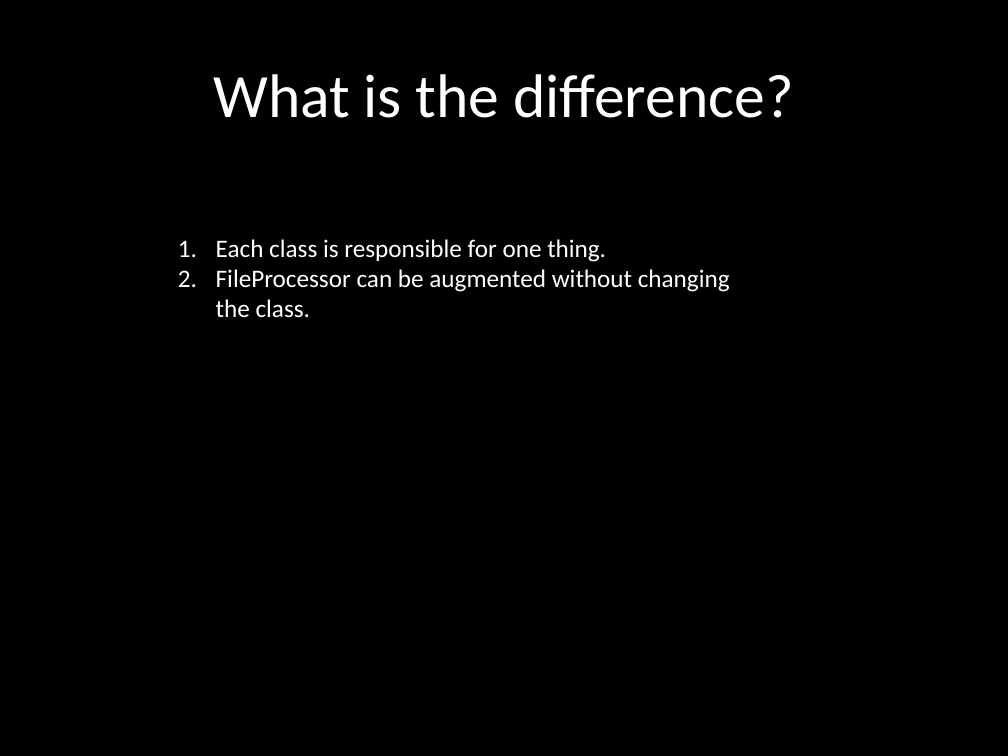
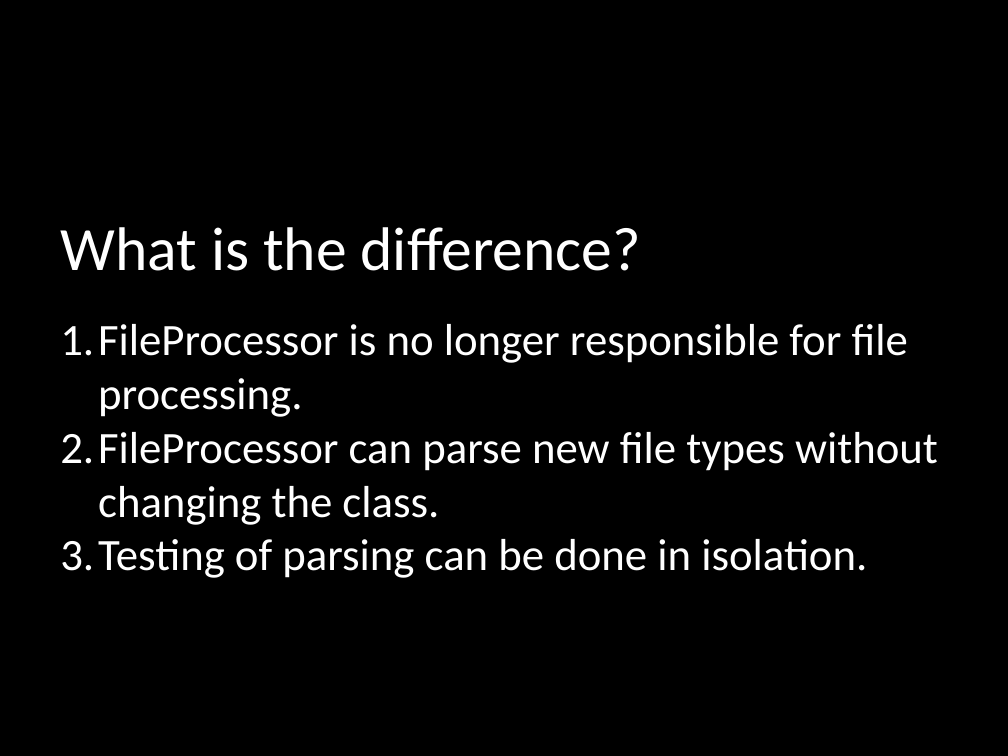
Before and after one commit to mikegehard/Better-Ruby-Through-Design-Principles, a slide deck: slide 17 of BetterRubyThroughDesignPatterns.pptx. Drawn at 1008x756 pixels with LibreOffice and Linux fonts; fonts in the diff are those of the drawing. Boxes give left, top, right and bottom in pixels: in the first picture for what was removed or moved away, otherwise in the second. Text is boxed around its words. In the diff, an @@ line names an element or a change of style, - is before the commit and + after.

```diff
--- a/BetterRubyThroughDesignPatterns.pptx
+++ b/BetterRubyThroughDesignPatterns.pptx
@@ title "What is the difference?": place and size @@
-title "What is the difference?" at (213,74,793,118)
+title "What is the difference?" at (60,227,641,271)
@@ title "What is the difference?" at (60,227,641,271): alignment centre to left @@
@@ text at (60,324,938,578): text changed; size 18 to 32 pt @@
-1. Each class is responsible for one thing.
-2. FileProcessor can be augmented without changing the class.
+1. FileProcessor is no longer responsible for file processing.
+2. FileProcessor can parse new file types without changing the class.
+3. Testing of parsing can be done in isolation.
```
Also in this commit, not shown: 7 other slides changed, 1 slide added.
